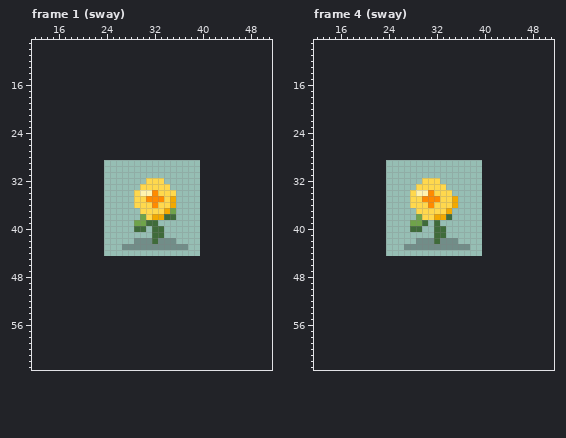
Pixel-art file, stored at game/pixel-plants/yue-jian-cao-sway.aseprite. This is how it looked before the edit.
16x16 pixels, 4 frames. Shown: frame 1 (sway): x 12..51, y 9..63; frame 4 (sway): x 12..51, y 9..63. The old version is drawn lined up with the new one, on the new canvas. The commit also changed other frames, which this record leaves out.
New version:
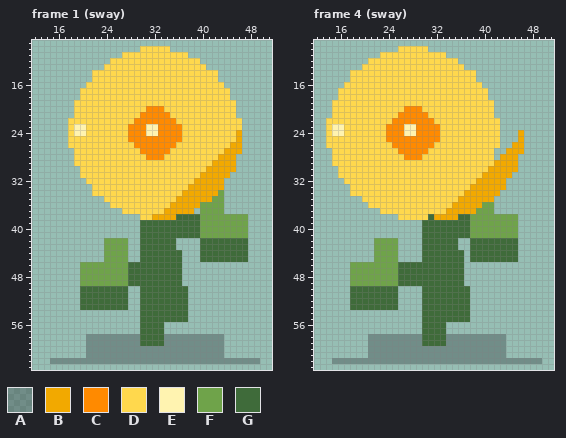
Palette (. is transparent): A #1a1a204c  B #f2a900  C #ff8a00  D #ffd84d  E #fff3b0  F #6fa34a  G #3f6b3a
Changes in this commit:
canvas 16x16 -> 64x64, the old top-left corner now at 24,29
Frame 1 (sway):
y 10: x 30..34 ..... -> DDDDD
y 11: x 27..37 ........... -> DDDDDDDDDDD
y 12: x 25..39 ............... -> DDDDDDDDDDDDDDD
y 13: x 24..40 ................. -> DDDDDDDDDDDDDDDDD
y 14..15: x 22..42 ..................... -> DDDDDDDDDDDDDDDDDDDDD
y 16: x 21..43 ....................... -> DDDDDDDDDDDDDDDDDDDDDDD
y 17..18: x 20..44 ......................... -> DDDDDDDDDDDDDDDDDDDDDDDDD
y 19: x 19..45 ........................... -> DDDDDDDDDDDDDDDDDDDDDDDDDDD
y 20: x 19..45 ........................... -> DDDDDDDDDDDDCCCDDDDDDDDDDDD
y 21: x 19..45 ........................... -> DDDDDDDDDDDCCCCCDDDDDDDDDDD
y 22: x 18..46 ............................. -> DDDDDDDDDDDCCCCCCCDDDDDDDDDDD
y 23: x 18..46 ............................. -> DEEDDDDDDDCCCEECCCCDDDDDDDDDD
y 24: x 18..46 ............................. -> DEEDDDDDDDCCCEECCCCDDDDDDDDDB
y 25: x 18..46 ............................. -> DDDDDDDDDDCCCCCCCCCDDDDDDDDDB
y 26: x 18..46 ............................. -> DDDDDDDDDDDCCCCCCCDDDDDDDDDBB
y 27: x 19..46 ............................ -> DDDDDDDDDDDCCCCCDDDDDDDDDBBB
y 28: x 19..45 ........................... -> DDDDDDDDDDDDCCCDDDDDDDDDBBB
y 29: x 19..45 ........................... -> DDDDDDDDDDDDDDDDDDDDDDDBBBB
y 30: x 20..45 .......................... -> DDDDDDDDDDDDDDDDDDDDDBBBBB
y 31: x 20..44 ......................... -> DDDDDDDDDDDDDDDDDDDDBBBBB
y 32: x 21..30 .......... -> DDDDDDDDDD; x 34..43 .......... -> DDDDDBBBBB
y 33: x 22..29 ........ -> DDDDDDDD; x 35..43 ......... -> DDDBBBBBB
y 34: x 22..28 ....... -> DDDDDDD; x 30..32 EEC -> DDD; x 36..43 ........ -> DBBBBBBF
y 35: x 24..28 ..... -> DDDDD; x 31..33 CCC -> DDD; x 35..43 B........ -> DBBBBBBFF
y 36: x 25..28 .... -> DDDD; x 32 C -> D; x 36..43 ........ -> BBBBFFFF
y 37: x 27..29 ... -> DDD; x 35..38 F... -> BBBB; x 40..43 .... -> FFFF
y 38: x 30 F -> D; x 34..47 GG............ -> BBGGGGFFFFFFFF
y 39: x 29..30 FF -> .G; x 33..47 ............... -> GGGGGGGFFFFFFFF
y 40: x 29 G -> .; x 31 . -> G; x 34..47 .............. -> GGGGGGFFFFFFFF
y 41: x 30..31 .. -> GG; x 34..47 .............. -> GGGGGGFFFFFFFF
y 42: x 24..27 .... -> FFFF; x 29..31 AAA -> .GG; x 33..35 AAA -> GGG; x 40..47 ........ -> GGGGGGGG
y 43: x 24..37 ...AAAAAAAAAAA -> FFFF..GGGGGG..; x 40..47 ........ -> GGGGGGGG
y 44..45: x 24..27 .... -> FFFF; x 30..36 ....... -> GGGGGGG; x 40..47 ........ -> GGGGGGGG
y 46..49: x 20..36 ................. -> FFFFFFFFGGGGGGGGG
y 50..53: x 20..27 ........ -> GGGGGGGG; x 30..37 ........ -> GGGGGGGG
y 54..55: x 30..37 ........ -> GGGGGGGG
y 56..57: x 30..33 .... -> GGGG
y 58..59: x 21..43 ....................... -> AAAAAAAAAGGGGAAAAAAAAAA
y 60..61: x 21..43 ....................... -> AAAAAAAAAAAAAAAAAAAAAAA
y 62: x 15..49 ................................... -> AAAAAAAAAAAAAAAAAAAAAAAAAAAAAAAAAAA
Frame 4 (sway):
y 10: x 26..30 ..... -> DDDDD
y 11: x 23..33 ........... -> DDDDDDDDDDD
y 12: x 21..35 ............... -> DDDDDDDDDDDDDDD
y 13: x 20..36 ................. -> DDDDDDDDDDDDDDDDD
y 14..15: x 18..38 ..................... -> DDDDDDDDDDDDDDDDDDDDD
y 16: x 17..39 ....................... -> DDDDDDDDDDDDDDDDDDDDDDD
y 17..18: x 16..40 ......................... -> DDDDDDDDDDDDDDDDDDDDDDDDD
y 19: x 15..41 ........................... -> DDDDDDDDDDDDDDDDDDDDDDDDDDD
y 20: x 15..41 ........................... -> DDDDDDDDDDDDCCCDDDDDDDDDDDD
y 21: x 15..41 ........................... -> DDDDDDDDDDDCCCCCDDDDDDDDDDD
y 22: x 14..42 ............................. -> DDDDDDDDDDDCCCCCCCDDDDDDDDDDD
y 23: x 14..42 ............................. -> DEEDDDDDDDCCCEECCCCDDDDDDDDDD
y 24: x 14..42 ............................. -> DEEDDDDDDDCCCEECCCCDDDDDDDDDD; x 46 . -> B
y 25: x 14..42 ............................. -> DDDDDDDDDDCCCCCCCCCDDDDDDDDDD; x 46 . -> B
y 26: x 14..42 ............................. -> DDDDDDDDDDDCCCCCCCDDDDDDDDDDD; x 45..46 .. -> BB
y 27: x 15..41 ........................... -> DDDDDDDDDDDCCCCCDDDDDDDDDDD; x 44..46 ... -> BBB
y 28: x 15..41 ........................... -> DDDDDDDDDDDDCCCDDDDDDDDDDDD; x 43..45 ... -> BBB
y 29: x 15..45 ............................... -> DDDDDDDDDDDDDDDDDDDDDDDDDDDBBBB
y 30: x 16..45 .............................. -> DDDDDDDDDDDDDDDDDDDDDDDDDBBBBB
y 31: x 16..44 ............................. -> DDDDDDDDDDDDDDDDDDDDDDDDBBBBB
y 32: x 17..29 ............. -> DDDDDDDDDDDDD; x 33..43 ........... -> DDDDDDBBBBB
y 33: x 18..28 ........... -> DDDDDDDDDDD; x 34..43 .......... -> DDDDBBBBBB
y 34: x 18..27 .......... -> DDDDDDDDDD; x 29..31 EEC -> DDD; x 35..42 ........ -> DDBBBBBB
y 35: x 20..27 ........ -> DDDDDDDD; x 30..32 CCC -> DDD; x 35..41 B...... -> DBBBBBB
y 36: x 21..27 ....... -> DDDDDDD; x 31 C -> D; x 36..41 ...... -> BBBBFF
y 37: x 23..28 ...... -> DDDDDD; x 35..41 ....... -> BBBBFFF
y 38: x 26..29 ...F -> DDDD; x 31 D -> G; x 34..45 G........... -> BBGGFFFFFFFF
y 39: x 28..29 FF -> ..; x 31 . -> G; x 33..45 ............. -> GGGGGFFFFFFFF
y 40: x 28..31 GG.. -> ..GG; x 34..45 ............ -> GGGGFFFFFFFF
y 41: x 30..31 .. -> GG; x 34..45 ............ -> GGGGFFFFFFFF
y 42: x 22..25 .... -> FFFF; x 29..31 AAA -> .GG; x 33..35 AAA -> GGG; x 38..45 ........ -> GGGGGGGG
y 43: x 22..25 .... -> FFFF; x 27..45 AAAAAAAAAAA........ -> ...GGGGGG..GGGGGGGG
y 44..45: x 22..25 .... -> FFFF; x 30..36 ....... -> GGGGGGG; x 38..45 ........ -> GGGGGGGG
y 46..49: x 18..36 ................... -> FFFFFFFFGGGGGGGGGGG
y 50..53: x 18..25 ........ -> GGGGGGGG; x 30..37 ........ -> GGGGGGGG
y 54..55: x 30..37 ........ -> GGGGGGGG
y 56..57: x 30..33 .... -> GGGG
y 58..59: x 21..43 ....................... -> AAAAAAAAAGGGGAAAAAAAAAA
y 60..61: x 21..43 ....................... -> AAAAAAAAAAAAAAAAAAAAAAA
y 62: x 15..49 ................................... -> AAAAAAAAAAAAAAAAAAAAAAAAAAAAAAAAAAA
Changed places in both pictures, as pixel boxes (x1, y1, x2, y2):
changed: (50, 46, 260, 364)
changed: (326, 46, 542, 364)
